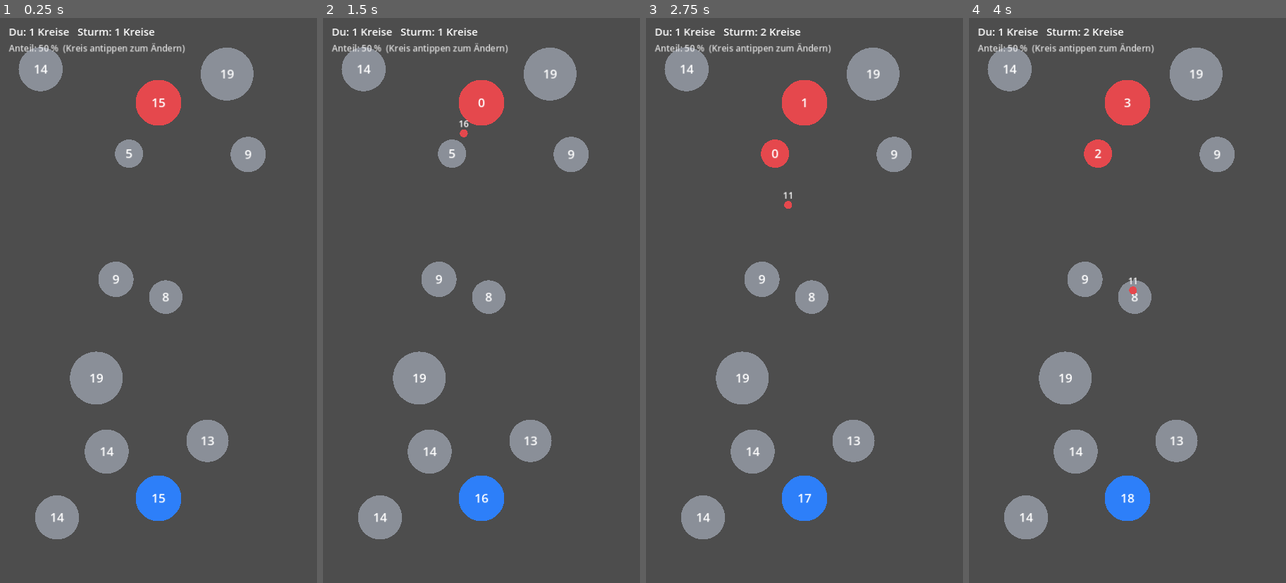
Above: before the commit, frames 1-4 (left to right).
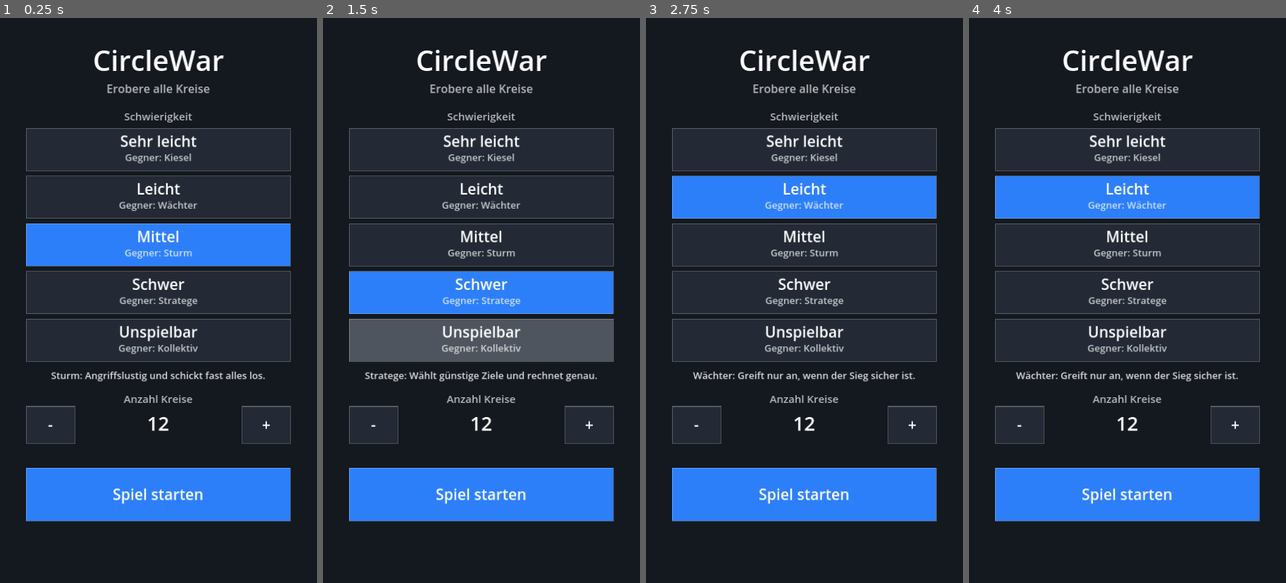
Above: after the commit, the same moments.

Repository: dremsky84/CircleWar
Game: Godot game, scene res://main.tscn
Same seed, same stepped clock (60 frames per second), same inputs: the game is played once before the commit and once after it.
Inputs (mouse positions are in pixels of both pictures, inside the frame that each line leads up to):
- Up to frame 1 (0.25 s): no input
- Up to frame 2 (1.5 s): tap Enter at 0.5 s; move the mouse to (551, 272) at 0.52 s; click (551, 272) at 0.67 s; drag from (418, 328) to (465, 413) at 1.27 s
- Up to frame 3 (2.75 s): move the mouse to (836, 176) at 2.02 s; click (836, 176) at 2.17 s
- Up to frame 4 (4 s): drag from (1111, 413) to (1032, 215) at 2.77 s; move the mouse to (1222, 385) at 3.52 s; click (1222, 385) at 3.67 s

The runs differ from the first frame. In frame 1, 98% of the frame differs, in the area x 0-100%, y 0-100%; in frame 2, 92%; in frame 3, 98%; in frame 4, 98%.

Commit message:
Menü mit Schwierigkeitswahl (5 Stufen) und Kreisanzahl, neu abgestimmte KI
Co-Authored-By: Claude Sonnet 5.5 <noreply@anthropic.com>
Claude-Session: https://claude.ai/code/session_0136NsyP7JNdCaXv9od2PjSo

Diff:
--- a/scripts/game.gd
+++ b/scripts/game.gd
@@ -1,44 +1,69 @@
 extends Node2D
 
-# Echtzeit-Strategie mit Kreisen - Prototyp (Kernspiel, ohne Menü)
-
-const MAP_SIZE := Vector2(720, 1280)
-const EDGE_MARGIN := 80.0      # Abstand der Kreise zum Kartenrand
+# CircleWar - Echtzeit-Strategie mit Kreisen
+# Menü (Schwierigkeit, Kreisanzahl) -> Partie gegen die KI -> Ergebnis
+
+enum State { MENU, PLAYING }
+
+const DESIGN_SIZE := Vector2(720, 1280)
+const EDGE_MARGIN := 80.0      # Abstand der Kreise zum seitlichen/unteren Rand
+const TOP_MARGIN := 140.0      # oben bleibt Platz für die Statusleiste
 const GAP := 28.0              # Mindestabstand zwischen Kreisrändern
 const START_VALUE := 15.0      # Startarmee beider Spieler
 const ARMY_SPEED := 160.0      # Pixel pro Sekunde für entsendete Armeen
-const GROWTH_PER_SEC := 1.0    # Armee pro Sekunde auf einem besetzten Kreis
+const BASE_GROWTH := 1.0       # Armee pro Sekunde auf einem besetzten Kreis
 const FRACTIONS := [0.25, 0.5, 0.75, 1.0]
 const TAP_TOLERANCE := 12.0    # Zusätzlicher Trefferbereich um Kreise (Finger)
-
+const MIN_CIRCLES := 4
+const MAX_CIRCLES := 30
+const SETTINGS_PATH := "user://settings.cfg"
+
+const BG_COLOR := Color("#14181f")
 const COLORS := {
 	0: Color("#8a8f98"),  # neutral
 	1: Color("#2d7ff9"),  # Spieler
 	2: Color("#e5484d"),  # Gegner
 }
 
-# Gegnertypen: Intervall zwischen Entscheidungen, Vorsicht (Sicherheitsabstand)
-const PROFILES := {
-	"Kiesel": {"interval": 3.0, "margin": 1.0},
-	"Wächter": {"interval": 2.5, "margin": 1.5},
-	"Sturm": {"interval": 1.0, "margin": 1.0},
-	"Stratege": {"interval": 2.0, "margin": 3.0},
-	"Kollektiv": {"interval": 2.0, "margin": 2.0},
-}
-
-# Vor dem Spiel wählbar (später über ein Menü)
+# Schwierigkeitsstufen = die fünf Gegner.
+# interval: Sekunden zwischen KI-Entscheidungen, growth: Wachstumsfaktor der KI,
+# margin: Sicherheitsfaktor beim Angriff (höher = vorsichtiger),
+# share: Anteil der verfügbaren Armee, der mitgeschickt wird (0 = nur das Nötige),
+# bonus: Vorliebe für Angriffe auf Spielerkreise, attacks: Angriffe pro Entscheidung.
+const LEVELS := [
+	{"label": "Sehr leicht", "name": "Kiesel", "mode": "random", "interval": 5.0,
+		"growth": 0.6, "margin": 1.0, "share": 0.5, "bonus": 1.0, "attacks": 1,
+		"info": "Greift selten und planlos an, wächst langsamer."},
+	{"label": "Leicht", "name": "Wächter", "mode": "attack", "interval": 3.0,
+		"growth": 0.85, "margin": 1.6, "share": 0.0, "bonus": 1.0, "attacks": 1,
+		"info": "Greift nur an, wenn der Sieg sicher ist."},
+	{"label": "Mittel", "name": "Sturm", "mode": "attack", "interval": 3.4,
+		"growth": 1.0, "margin": 1.4, "share": 0.7, "bonus": 1.3, "attacks": 1,
+		"info": "Angriffslustig und schickt fast alles los."},
+	{"label": "Schwer", "name": "Stratege", "mode": "attack", "interval": 0.8,
+		"growth": 1.1, "margin": 1.1, "share": 0.0, "bonus": 1.5, "attacks": 2,
+		"info": "Wählt günstige Ziele und rechnet genau."},
+	{"label": "Unspielbar", "name": "Kollektiv", "mode": "attack", "interval": 0.5,
+		"growth": 1.3, "margin": 1.1, "share": 0.0, "bonus": 2.0, "attacks": 3,
+		"info": "Blitzschnell, greift mehrfach an und wächst schneller."},
+]
+
+# Einstellungen (im Menü wählbar, werden gespeichert)
+var difficulty := 2
 var circle_count := 12
-var opponent_name := "Sturm"
-
+
+var state := State.MENU
+var map_size := DESIGN_SIZE
 var circles: Array = []   # {pos, value, owner, radius}
 var armies: Array = []    # unterwegs: {from, to, owner, amount, target, progress}
 var selected := -1
 var press_index := -1
+var press_button := ""
 var drag_active := false
 var drag_pos := Vector2.ZERO
 var fraction_index := 1
 var ai_timer := 0.0
-var ai_profile: Dictionary = {}
+var level: Dictionary = LEVELS[2]
 var game_over := false
 var winner := 0
 var rng := RandomNumberGenerator.new()
@@ -46,35 +71,62 @@
 
 func _ready() -> void:
 	rng.randomize()
-	start_game()
+	_load_settings()
+	_update_size()
+	get_viewport().size_changed.connect(_update_size)
+
+
+func _update_size() -> void:
+	if is_inside_tree() and state == State.MENU:
+		map_size = get_viewport_rect().size
+		queue_redraw()
+
+
+func _load_settings() -> void:
+	var cfg := ConfigFile.new()
+	if cfg.load(SETTINGS_PATH) == OK:
+		difficulty = clampi(int(cfg.get_value("game", "difficulty", difficulty)), 0, LEVELS.size() - 1)
+		circle_count = clampi(int(cfg.get_value("game", "circles", circle_count)), MIN_CIRCLES, MAX_CIRCLES)
+
+
+func _save_settings() -> void:
+	var cfg := ConfigFile.new()
+	cfg.set_value("game", "difficulty", difficulty)
+	cfg.set_value("game", "circles", circle_count)
+	cfg.save(SETTINGS_PATH)
 
 
 func start_game() -> void:
+	if is_inside_tree():
+		map_size = get_viewport_rect().size
 	circles.clear()
 	armies.clear()
 	selected = -1
 	press_index = -1
+	press_button = ""
 	drag_active = false
 	game_over = false
 	winner = 0
-	ai_profile = PROFILES[opponent_name]
-	ai_timer = ai_profile["interval"]
+	level = LEVELS[difficulty]
+	ai_timer = level["interval"]
+	state = State.PLAYING
 	_place_circles()
 	queue_redraw()
 
 
 func _place_circles() -> void:
-	circles.append(_make_circle(Vector2(MAP_SIZE.x * 0.5, MAP_SIZE.y * 0.85), START_VALUE, 1))
-	circles.append(_make_circle(Vector2(MAP_SIZE.x * 0.5, MAP_SIZE.y * 0.15), START_VALUE, 2))
+	var start_y := TOP_MARGIN + 40.0
+	circles.append(_make_circle(Vector2(map_size.x * 0.5, map_size.y - start_y), START_VALUE, 1))
+	circles.append(_make_circle(Vector2(map_size.x * 0.5, start_y), START_VALUE, 2))
 
 	var attempts := 0
-	while circles.size() < circle_count and attempts < 2000:
+	while circles.size() < circle_count and attempts < 4000:
 		attempts += 1
 		var value := float(rng.randi_range(5, 20))
 		var radius := _radius_for(value)
 		var p := Vector2(
-			rng.randf_range(EDGE_MARGIN, MAP_SIZE.x - EDGE_MARGIN),
-			rng.randf_range(EDGE_MARGIN, MAP_SIZE.y - EDGE_MARGIN))
+			rng.randf_range(EDGE_MARGIN, map_size.x - EDGE_MARGIN),
+			rng.randf_range(TOP_MARGIN, map_size.y - EDGE_MARGIN))
 		if _fits(p, radius):
 			circles.append(_make_circle(p, value, 0))
 
@@ -92,6 +144,65 @@
 		if p.distance_to(c["pos"]) < radius + c["radius"] + GAP:
 			return false
 	return true
+
+
+# ---------- Menü- und Knopflayout ----------
+
+func _menu_offset() -> float:
+	return maxf(0.0, (map_size.y - DESIGN_SIZE.y) * 0.5)
+
+
+# Liefert die aktuell sichtbaren Knöpfe als [{id, rect, label, sub}]
+func _buttons() -> Array:
+	var list := []
+	var cx := map_size.x * 0.5
+	if state == State.MENU:
+		var off := _menu_offset()
+		var bw := minf(map_size.x - 80.0, 600.0)
+		for i in LEVELS.size():
+			list.append({"id": "d%d" % i,
+				"rect": Rect2(cx - bw * 0.5, off + 250.0 + i * 108.0, bw, 96.0),
+				"label": LEVELS[i]["label"], "sub": LEVELS[i]["name"]})
+		var row_y := off + 880.0
+		list.append({"id": "minus", "rect": Rect2(cx - bw * 0.5, row_y, 110.0, 84.0), "label": "-", "sub": ""})
+		list.append({"id": "plus", "rect": Rect2(cx + bw * 0.5 - 110.0, row_y, 110.0, 84.0), "label": "+", "sub": ""})
+		list.append({"id": "start", "rect": Rect2(cx - bw * 0.5, off + 1020.0, bw, 120.0), "label": "Spiel starten", "sub": ""})
+	elif game_over:
+		var bw := 400.0
+		list.append({"id": "again", "rect": Rect2(cx - bw * 0.5, map_size.y * 0.5 + 110.0, bw, 90.0), "label": "Nochmal", "sub": ""})
+		list.append({"id": "tomenu", "rect": Rect2(cx - bw * 0.5, map_size.y * 0.5 + 220.0, bw, 90.0), "label": "Menü", "sub": ""})
+	else:
+		list.append({"id": "menu", "rect": Rect2(map_size.x - 170.0, 16.0, 150.0, 56.0), "label": "Menü", "sub": ""})
+	return list
+
+
+func _button_at(pos: Vector2) -> String:
+	for b in _buttons():
+		if b["rect"].has_point(pos):
+			return b["id"]
+	return ""
+
+
+func _activate(id: String) -> void:
+	match id:
+		"start":
+			_save_settings()
+			start_game()
+		"minus":
+			circle_count = maxi(MIN_CIRCLES, circle_count - 1)
+		"plus":
+			circle_count = mini(MAX_CIRCLES, circle_count + 1)
+		"again":
+			start_game()
+		"menu", "tomenu":
+			state = State.MENU
+			game_over = false
+			drag_active = false
+			selected = -1
+			_update_size()
+		_:
+			if id.begins_with("d"):
+				difficulty = int(id.substr(1))
 
 
 # ---------- Eingabe ----------
@@ -108,7 +219,11 @@
 
 
 func _on_press(pos: Vector2) -> void:
-	if game_over:
+	press_button = _button_at(pos)
+	if press_button != "":
+		queue_redraw()
+		return
+	if state != State.PLAYING or game_over:
 		return
 	drag_active = true
 	drag_pos = pos
@@ -119,9 +234,16 @@
 
 
 func _on_release(pos: Vector2) -> void:
+	if press_button != "":
+		var id := press_button
+		press_button = ""
+		if _button_at(pos) == id:
+			_activate(id)
+		queue_redraw()
+		return
+
 	drag_active = false
-	if game_over:
-		start_game()
+	if state != State.PLAYING or game_over:
 		return
 
 	var target := _circle_at(pos)
@@ -146,12 +268,17 @@
 
 # ---------- Spielregeln ----------
 
-# Sendet einen Anteil der Armee von src nach dst. Angriffe brauchen mehr Armee als das Ziel.
+# Sendet einen Anteil der Armee von src nach dst.
 func _try_send(owner: int, src: int, dst: int, fraction: float) -> bool:
+	return _send_amount(owner, src, dst, floorf(circles[src]["value"] * fraction))
+
+
+# Angriffe brauchen mehr Armee als das Ziel, Verstärkung eigener Kreise geht immer.
+func _send_amount(owner: int, src: int, dst: int, amount: float) -> bool:
 	if src == dst or circles[src]["owner"] != owner:
 		return false
-	var amount: float = floor(circles[src]["value"] * fraction)
-	if amount < 1:
+	amount = minf(amount, floorf(circles[src]["value"]))
+	if amount < 1.0:
 		return false
 	var dst_circle: Dictionary = circles[dst]
 	if dst_circle["owner"] != owner and amount <= dst_circle["value"]:
@@ -194,22 +321,30 @@
 		if not alive:
 			game_over = true
 			winner = 3 - owner
+			drag_active = false
+			selected = -1
 			return
 
 
 # ---------- Ablauf ----------
 
 func _process(delta: float) -> void:
-	if game_over:
-		queue_redraw()
-		return
-
+	if state == State.PLAYING and not game_over:
+		_tick(delta)
+	queue_redraw()
+
+
+# Ein Simulationsschritt (auch für Testläufe ohne Anzeige nutzbar)
+func _tick(delta: float) -> void:
+	var ai_growth: float = level["growth"]
 	for c in circles:
-		if c["owner"] != 0:
-			c["value"] += GROWTH_PER_SEC * delta
+		if c["owner"] == 1:
+			c["value"] += BASE_GROWTH * delta
+		elif c["owner"] == 2:
+			c["value"] += BASE_GROWTH * ai_growth * delta
 
 	for army in armies.duplicate():
-		var dist: float = max(army["from"].distance_to(army["to"]), 1.0)
+		var dist: float = maxf(army["from"].distance_to(army["to"]), 1.0)
 		army["progress"] += ARMY_SPEED * delta / dist
 		if army["progress"] >= 1.0:
 			armies.erase(army)
@@ -217,64 +352,83 @@
 
 	ai_timer -= delta
 	if ai_timer <= 0.0:
-		ai_timer = ai_profile["interval"]
+		ai_timer = level["interval"]
 		_ai_think()
 
 	_check_winner()
-	queue_redraw()
-
-
-# Gegner-KI: je Typ eine eigene Strategie
+
+
+# ---------- Gegner-KI ----------
+
 func _ai_think() -> void:
 	var own := _indices_with_owner(2)
 	var others := _indices_not_owner(2)
 	if own.is_empty() or others.is_empty():
 		return
 
-	match opponent_name:
-		"Kiesel":
-			# Zufällig: zufälliger eigener Kreis greift zufälliges Ziel an
-			_try_send(2, own.pick_random(), others.pick_random(), 1.0)
-
-		"Wächter":
-			# Vorsichtig: nur mit deutlichem Vorsprung, schickt etwas zurück
-			for src in own:
-				var dst := _nearest(circles[src]["pos"], others)
-				if circles[src]["value"] > circles[dst]["value"] * ai_profile["margin"]:
-					if _try_send(2, src, dst, 0.8):
-						return
-
-		"Sturm":
-			# Aggressiv: stärkster Kreis greift den schwächsten erreichbaren an
-			var src := _biggest(own)
-			var dst: int = others[0]
-			for o in others:
-				if circles[o]["value"] < circles[dst]["value"]:
-					dst = o
-			_try_send(2, src, dst, 1.0)
-
-		"Stratege":
-			# Plant: bestes Verhältnis aus Kosten und Entfernung, wartet auf genug Armee
-			var best_score := -1.0
-			var best_src := -1
-			var best_dst := -1
-			for dst in others:
-				var src := _nearest(circles[dst]["pos"], own)
-				var dist: float = max(circles[src]["pos"].distance_to(circles[dst]["pos"]), 1.0)
-				var score: float = 1.0 / (circles[dst]["value"] + 1.0) / dist
-				if score > best_score and circles[src]["value"] > circles[dst]["value"] + ai_profile["margin"]:
-					best_score = score
-					best_src = src
-					best_dst = dst
-			if best_src >= 0:
-				_try_send(2, best_src, best_dst, 1.0)
-
-		"Kollektiv":
-			# Sammelt: alle starken Kreise greifen gemeinsam dasselbe Ziel an
-			var dst := _nearest(circles[_biggest(own)]["pos"], others)
-			for src in own:
-				if circles[src]["value"] > circles[dst]["value"] + ai_profile["margin"]:
-					_try_send(2, src, dst, 1.0)
+	if level["mode"] == "random":
+		_ai_random(own, others)
+		return
+
+	var attacks: int = level["attacks"]
+	for i in attacks:
+		if not _ai_attack(own, others):
+			break
+
+
+# Kiesel: zufälliger Kreis greift ein zufälliges Ziel an, nur wenn es klappt
+func _ai_random(own: Array, others: Array) -> void:
+	var src: int = own[rng.randi() % own.size()]
+	var dst: int = others[rng.randi() % others.size()]
+	var share: float = level["share"]
+	_send_amount(2, src, dst, floorf(circles[src]["value"] * share))
+
+
+# Bestes Quelle-Ziel-Paar suchen: günstig und nah. Rückgabe: wurde angegriffen?
+func _ai_attack(own: Array, others: Array) -> bool:
+	var margin: float = level["margin"]
+	var bonus: float = level["bonus"]
+	var share: float = level["share"]
+	var best_score := -1.0
+	var best_src := -1
+	var best_dst := -1
+	var best_need := 0.0
+
+	for dst in others:
+		for src in own:
+			var spare: float = circles[src]["value"] - 1.0
+			var need: float = _needed(src, dst) * margin + 1.0
+			if spare < need:
+				continue
+			var dist: float = circles[src]["pos"].distance_to(circles[dst]["pos"])
+			var score: float = 1.0 / (need + dist / 80.0)
+			if circles[dst]["owner"] == 1:
+				score *= bonus
+			if score > best_score:
+				best_score = score
+				best_src = src
+				best_dst = dst
+				best_need = need
+
+	if best_src < 0:
+		return false
+	var amount := ceilf(best_need)
+	if share > 0.0:
+		amount = maxf(amount, floorf((circles[best_src]["value"] - 1.0) * share))
+	return _send_amount(2, best_src, best_dst, amount)
+
+
+# Armee, die ein Angriff von src auf dst mindestens braucht (inkl. Wachstum unterwegs)
+func _needed(src: int, dst: int) -> float:
+	var dist: float = circles[src]["pos"].distance_to(circles[dst]["pos"])
+	var v: float = circles[dst]["value"]
+	var dst_owner: int = circles[dst]["owner"]
+	if dst_owner == 1:
+		v += BASE_GROWTH * dist / ARMY_SPEED
+	for a in armies:
+		if a["target"] == dst and a["owner"] == 2:
+			v -= a["amount"]
+	return maxf(v, 0.0)
 
 
 func _indices_with_owner(owner: int) -> Array:
@@ -293,30 +447,65 @@
 	return result
 
 
-func _nearest(pos: Vector2, indices: Array) -> int:
-	var best := -1
-	var best_dist := INF
-	for i in indices:
-		var d := pos.distance_to(circles[i]["pos"])
-		if d < best_dist:
-			best_dist = d
-			best = i
-	return best
-
-
-func _biggest(indices: Array) -> int:
-	var best: int = indices[0]
-	for i in indices:
-		if circles[i]["value"] > circles[best]["value"]:
-			best = i
-	return best
-
-
 # ---------- Darstellung ----------
+
+func _text(font: Font, y: float, text: String, size: int, color: Color) -> void:
+	draw_string(font, Vector2(0.0, y), text, HORIZONTAL_ALIGNMENT_CENTER, map_size.x, size, color)
+
+
+func _draw_button(font: Font, b: Dictionary, selected_btn: bool, pressed: bool, primary: bool) -> void:
+	var r: Rect2 = b["rect"]
+	var fill := Color("#232a36")
+	if primary:
+		fill = Color("#2d7ff9")
+	if selected_btn:
+		fill = Color("#2d7ff9")
+	if pressed:
+		fill = fill.lightened(0.2)
+	draw_rect(r, fill, true)
+	draw_rect(r, Color(1, 1, 1, 0.25), false, 2.0)
+	var label: String = b["label"]
+	var sub: String = b["sub"]
+	if sub == "":
+		draw_string(font, Vector2(r.position.x, r.position.y + r.size.y * 0.5 + 12.0), label,
+			HORIZONTAL_ALIGNMENT_CENTER, r.size.x, 34, Color.WHITE)
+	else:
+		draw_string(font, Vector2(r.position.x, r.position.y + 42.0), label,
+			HORIZONTAL_ALIGNMENT_CENTER, r.size.x, 34, Color.WHITE)
+		draw_string(font, Vector2(r.position.x, r.position.y + 74.0), "Gegner: " + sub,
+			HORIZONTAL_ALIGNMENT_CENTER, r.size.x, 22, Color(1, 1, 1, 0.75))
+
 
 func _draw() -> void:
 	var font := ThemeDB.fallback_font
-
+	draw_rect(Rect2(Vector2.ZERO, map_size), BG_COLOR, true)
+	if state == State.MENU:
+		_draw_menu(font)
+	else:
+		_draw_game(font)
+
+
+func _draw_menu(font: Font) -> void:
+	var off := _menu_offset()
+	_text(font, off + 120.0, "CircleWar", 64, Color.WHITE)
+	_text(font, off + 170.0, "Erobere alle Kreise", 26, Color(1, 1, 1, 0.7))
+	_text(font, off + 232.0, "Schwierigkeit", 24, Color(1, 1, 1, 0.7))
+
+	for b in _buttons():
+		var id: String = b["id"]
+		var is_selected := id == "d%d" % difficulty
+		_draw_button(font, b, is_selected, id == press_button, id == "start")
+
+	_text(font, off + 818.0, level_info(), 22, Color(1, 1, 1, 0.85))
+	_text(font, off + 872.0, "Anzahl Kreise", 24, Color(1, 1, 1, 0.7))
+	_text(font, off + 935.0, str(circle_count), 44, Color.WHITE)
+
+
+func level_info() -> String:
+	return LEVELS[difficulty]["name"] + ": " + LEVELS[difficulty]["info"]
+
+
+func _draw_game(font: Font) -> void:
 	for i in circles.size():
 		var c: Dictionary = circles[i]
 		draw_circle(c["pos"], c["radius"], COLORS[c["owner"]])
@@ -337,16 +526,20 @@
 	var player_count := _indices_with_owner(1).size()
 	var enemy_count := _indices_with_owner(2).size()
 	draw_string(font, Vector2(20, 40),
-		"Du: %d Kreise   %s: %d Kreise" % [player_count, opponent_name, enemy_count],
+		"Du: %d   %s: %d" % [player_count, level["name"], enemy_count],
 		HORIZONTAL_ALIGNMENT_LEFT, -1, 24, Color.WHITE)
 	draw_string(font, Vector2(20, 76),
-		"Anteil: %d %%  (Kreis antippen zum Ändern)" % int(FRACTIONS[fraction_index] * 100),
+		"Anteil: %d %%  (eigenen Kreis antippen)" % int(FRACTIONS[fraction_index] * 100),
 		HORIZONTAL_ALIGNMENT_LEFT, -1, 20, Color(1, 1, 1, 0.8))
 
+	for b in _buttons():
+		if b["id"] == "menu":
+			_draw_button(font, b, false, "menu" == press_button, false)
+
 	if game_over:
+		draw_rect(Rect2(Vector2.ZERO, map_size), Color(0, 0, 0, 0.6), true)
 		var text := "Gewonnen!" if winner == 1 else "Verloren"
-		draw_rect(Rect2(Vector2.ZERO, MAP_SIZE), Color(0, 0, 0, 0.5))
-		draw_string(font, MAP_SIZE * 0.5 + Vector2(-200, 0), text,
-			HORIZONTAL_ALIGNMENT_CENTER, 400, 56, Color.WHITE)
-		draw_string(font, MAP_SIZE * 0.5 + Vector2(-200, 60), "Tippen für neue Partie",
-			HORIZONTAL_ALIGNMENT_CENTER, 400, 24, Color(1, 1, 1, 0.8))
+		_text(font, map_size.y * 0.5 - 20.0, text, 64, Color.WHITE)
+		_text(font, map_size.y * 0.5 + 30.0, "%s (%s)" % [level["label"], level["name"]], 26, Color(1, 1, 1, 0.8))
+		for b in _buttons():
+			_draw_button(font, b, false, b["id"] == press_button, b["id"] == "again")
--- /dev/null
+++ b/tools/sim.gd
@@ -0,0 +1,103 @@
+extends SceneTree
+
+# Entwickler-Werkzeug: lässt einen Bot-Spieler gegen jede Schwierigkeitsstufe spielen
+# und zählt die Siege. Aufruf (ohne Anzeige):
+#   godot --headless --path . -s tools/sim.gd -- games=40 circles=12 bot=2.5,1.3
+# bot=<Reaktionszeit in s>,<Sicherheitsfaktor>   (größer = langsamer/vorsichtiger)
+
+const Game := preload("res://scripts/game.gd")
+const DT := 0.1
+const MAX_TIME := 600.0
+
+
+func _initialize() -> void:
+	var games := 40
+	var circles := 12
+	var interval := 2.5
+	var margin := 1.3
+	for arg in OS.get_cmdline_user_args():
+		var kv := arg.split("=")
+		if kv.size() != 2:
+			continue
+		match kv[0]:
+			"games": games = int(kv[1])
+			"circles": circles = int(kv[1])
+			"bot":
+				var parts := kv[1].split(",")
+				interval = float(parts[0])
+				margin = float(parts[1])
+
+	print("Bot: Reaktion %.1fs, Faktor %.2f, Kreise %d, Spiele je Stufe %d" % [interval, margin, circles, games])
+	for lvl in Game.LEVELS.size():
+		var wins := 0
+		var losses := 0
+		var timeouts := 0
+		var total_time := 0.0
+		for n in games:
+			var res := _play(lvl, circles, 1000 + n, interval, margin)
+			total_time += res[1]
+			match res[0]:
+				1: wins += 1
+				2: losses += 1
+				_: timeouts += 1
+		print("%-11s Siege %3d%%  (S %d / N %d / Zeit %d)  Dauer ~%ds" % [
+			Game.LEVELS[lvl]["label"], int(100.0 * wins / games), wins, losses, timeouts,
+			int(total_time / games)])
+	quit()
+
+
+# Rückgabe: [Ergebnis (1 Sieg, 2 Niederlage, 0 Zeitüberschreitung), Spielzeit]
+func _play(lvl: int, count: int, seed_value: int, interval: float, margin: float) -> Array:
+	var g = Game.new()
+	root.add_child(g)
+	g.rng.seed = seed_value
+	g.difficulty = lvl
+	g.circle_count = count
+	g.start_game()
+
+	var t := 0.0
+	var bot_timer := interval
+	while not g.game_over and t < MAX_TIME:
+		g._tick(DT)
+		t += DT
+		bot_timer -= DT
+		if bot_timer <= 0.0:
+			bot_timer = interval
+			_bot_think(g, margin)
+
+	var result := 0
+	if g.game_over:
+		result = g.winner
+	root.remove_child(g)
+	g.free()
+	return [result, t]
+
+
+# Menschenähnlicher Spieler: nimmt den kleinsten Anteil (25/50/75/100 %), der reicht
+func _bot_think(g, margin: float) -> void:
+	var best_score := -1.0
+	var best_src := -1
+	var best_dst := -1
+	var best_fraction := 1.0
+	for dst in g.circles.size():
+		if g.circles[dst]["owner"] == 1:
+			continue
+		for src in g.circles.size():
+			if g.circles[src]["owner"] != 1:
+				continue
+			var dist: float = g.circles[src]["pos"].distance_to(g.circles[dst]["pos"])
+			var need: float = g.circles[dst]["value"]
+			if g.circles[dst]["owner"] == 2:
+				need += g.BASE_GROWTH * g.level["growth"] * dist / g.ARMY_SPEED
+			need = need * margin + 1.0
+			for f in g.FRACTIONS:
+				if floorf(g.circles[src]["value"] * f) >= need:
+					var score := 1.0 / (need + dist / 80.0)
+					if score > best_score:
+						best_score = score
+						best_src = src
+						best_dst = dst
+						best_fraction = f
+					break
+	if best_src >= 0:
+		g._try_send(1, best_src, best_dst, best_fraction)
Not shown, changed: export_presets.cfg
